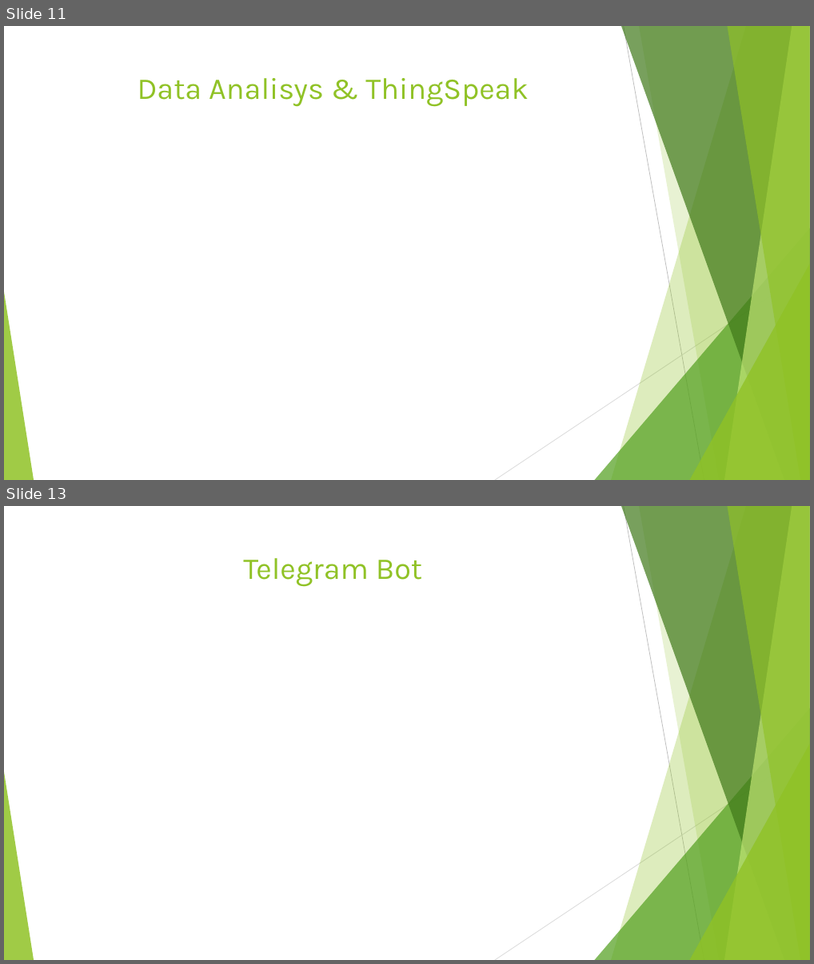
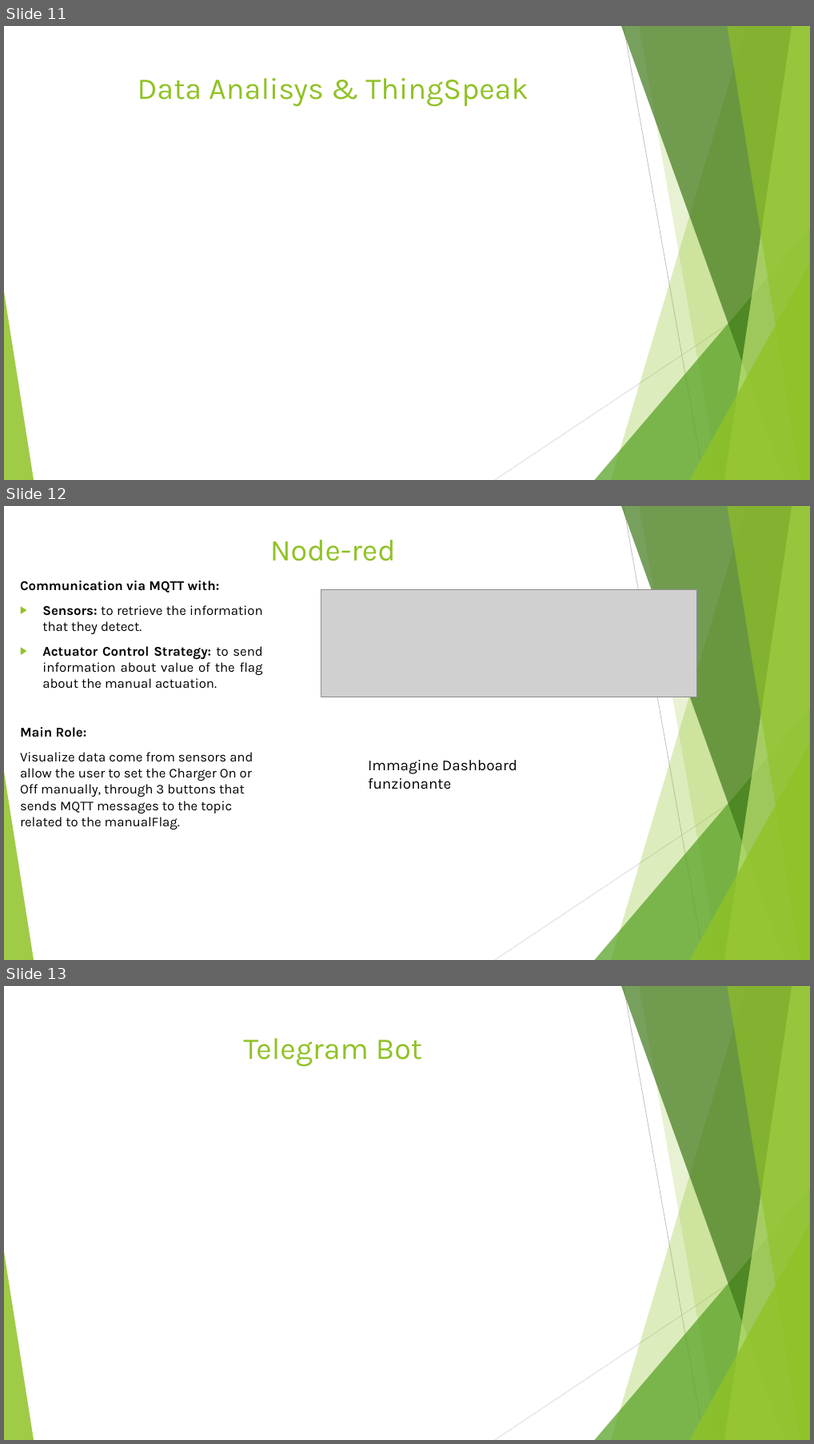
Before and after one commit to annageraci/Battery_Charger_Smart, a slide deck: Materiale Extra/Presentazione del progetto .pptx. Shown one above the other, each under a label of ours: slides 11 and 13 before the commit, slides 11, 12 and 13 after it; the slides between them are not shown. The pictures are 814x964 and 814x1444 pixels, drawn with LibreOffice and Linux fonts; fonts in the diff are those of the drawing; grey boxes stand for pictures. Boxes give left, top, right and bottom in pixels: in the first picture for what was removed or moved away, otherwise in the second. Text is boxed around its words. In the diff, an @@ line names an element or a change of style, - is before the commit and + after.

```diff
--- a/Materiale Extra/Presentazione del progetto .pptx
+++ b/Materiale Extra/Presentazione del progetto .pptx
@@ slide 12 added at (4, 506, 810, 960), background #FFFFFF; not listed: 10 template elements that a slide beside it also shows @@
@@ title added at (270, 540, 396, 561), 36 pt, text #90C226 @@
+Node-red
@@ text added at (20, 580, 263, 829), 16 pt, text #000000 @@
+Communication via MQTT with:
+▶ Sensors: to retrieve the information that they detect.
+▶ Actuator Control Strategy: to send information about value of the flag about the manual actuation.
+Main Role:
+Visualize data come from sensors and allow the user to set the Charger On or Off manually, through 3 buttons that sends MQTT messages to the topic related to the manualFlag.
@@ picture added at (322, 590, 698, 697) @@
@@ text added at (368, 760, 518, 789), 18 pt, text #000000 @@
+Immagine Dashboard funzionante
```
Also in this commit, not shown: 2 slides changed, 1 slide removed, 2 other files.
